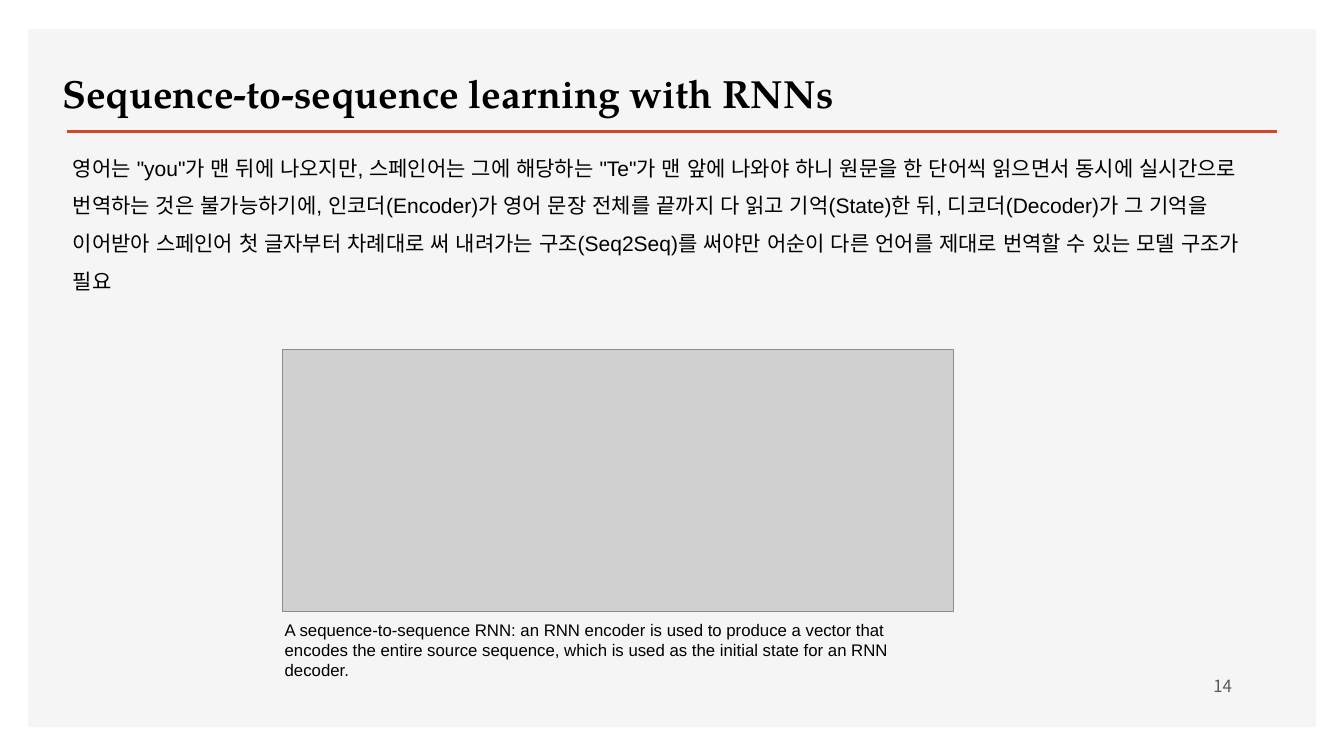
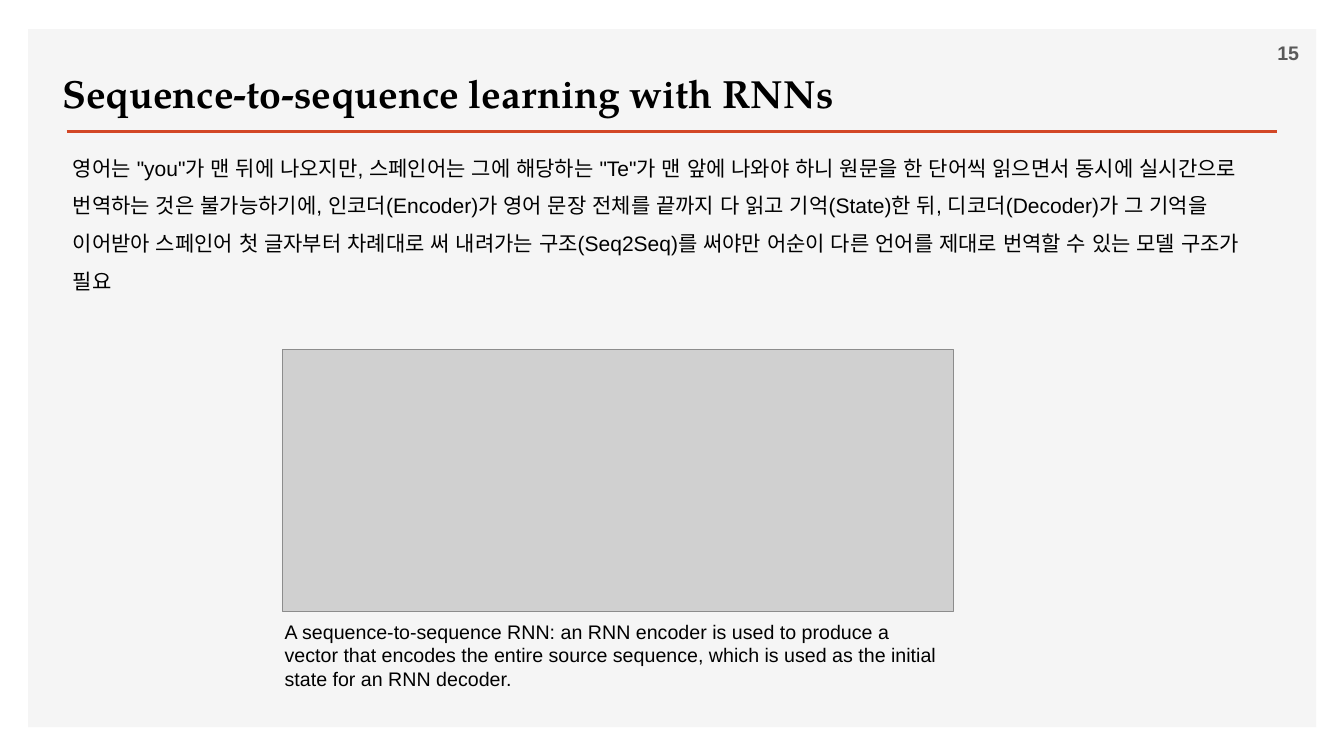
Before and after one commit to ancestor9/2026_Fall_Deep-Learning-with-Python, a slide deck: slide 15 of Chapter 15 Language models and the Transformer.pptx (slide 14 before the commit). Drawn at 1344x756 pixels with LibreOffice and Linux fonts; fonts in the diff are those of the drawing; grey boxes stand for pictures; background and template pictures are left out. Boxes give left, top, right and bottom in pixels: in the first picture for what was removed or moved away, otherwise in the second. Text is boxed around its words. In the diff, an @@ line names an element or a change of style, - is before the commit and + after.

```diff
--- a/Chapter 15 Language models and the Transformer.pptx
+++ b/Chapter 15 Language models and the Transformer.pptx
@@ page number added at (1277,46,1299,60), 14 pt, text #595959, bold @@
+15
@@ text "A sequence-to-sequence RNN: an RNN ..." at (285,624,936,687): size 12 to 14 pt @@
@@ page number removed at (1213,679,1232,692) @@
-14
```
Also in this commit, not shown: 12 other slides changed, 4 slides added, 3 slides removed.
